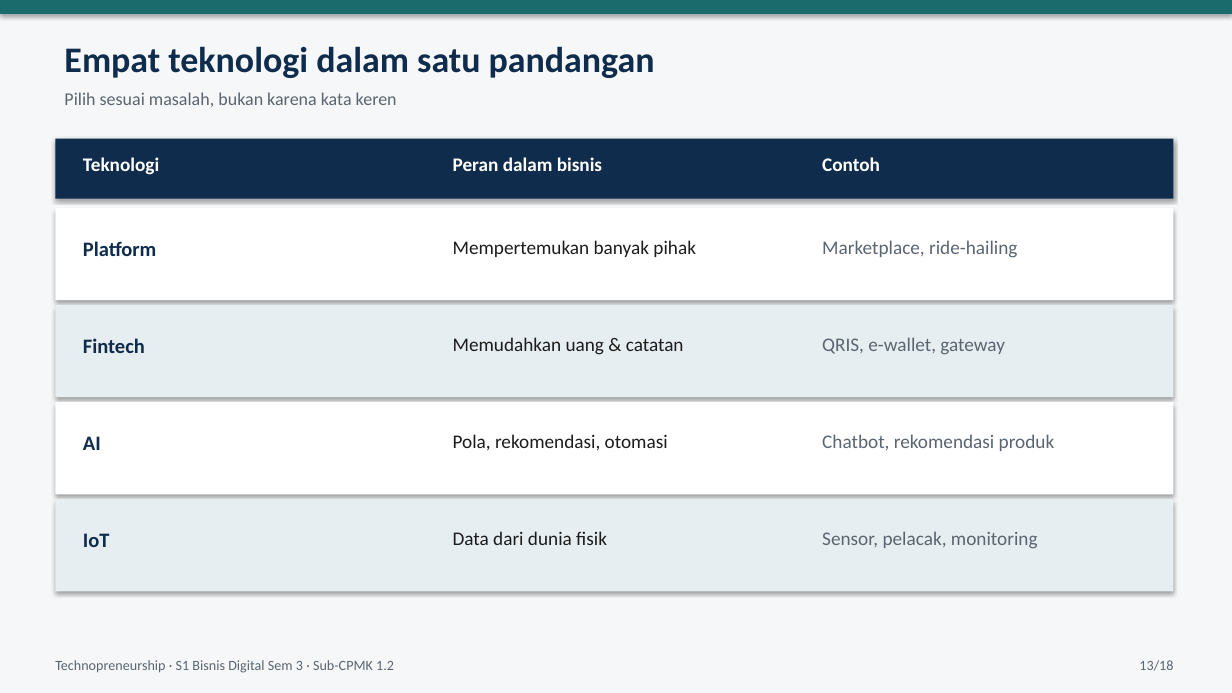
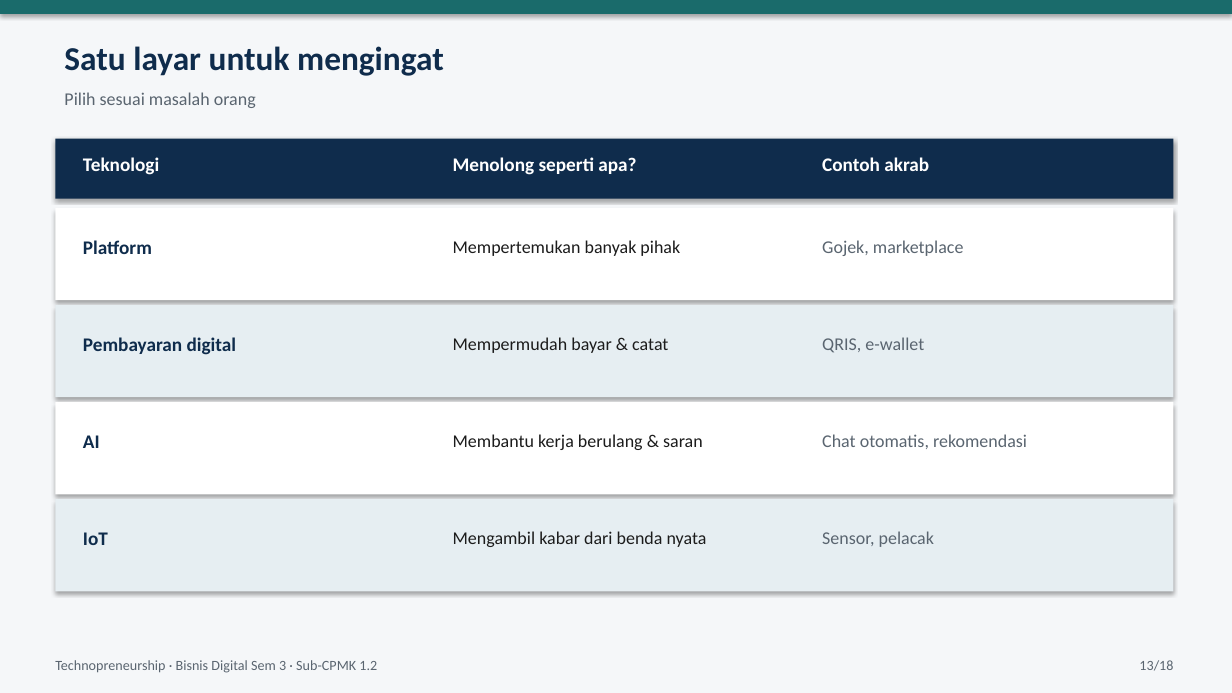
Before and after one commit to yusepa165-hue/Latihan-1, a slide deck: slide 13 of materi-technopreneurship/ppt/PPT02_SubCPMK_1_2_Platform_Fintech_AI_IoT.pptx. Drawn at 1232x693 pixels with LibreOffice and Linux fonts; fonts in the diff are those of the drawing. Boxes give left, top, right and bottom in pixels: in the first picture for what was removed or moved away, otherwise in the second. Text is boxed around its words. In the diff, an @@ line names an element or a change of style, - is before the commit and + after.

```diff
--- a/materi-technopreneurship/ppt/PPT02_SubCPMK_1_2_Platform_Fintech_AI_IoT.pptx
+++ b/materi-technopreneurship/ppt/PPT02_SubCPMK_1_2_Platform_Fintech_AI_IoT.pptx
@@ text at [64,46,444,76]: text changed; size 28 to 26 pt @@
-Empat teknologi dalam satu pandangan
+Satu layar untuk mengingat
@@ text at [64,92,256,108]: text changed @@
-Pilih sesuai masalah, bukan karena kata keren
+Pilih sesuai masalah orang
@@ text at [453,157,636,175]: text changed @@
-Peran dalam bisnis
+Menolong seperti apa?
@@ text at [822,157,929,171]: text changed @@
-Contoh
+Contoh akrab
@@ text "Mempertemukan banyak pihak" at [453,240,680,256]: size 15 to 14 pt @@
@@ text at [822,240,964,256]: text changed; size 15 to 14 pt @@
-Marketplace, ride-hailing
+Gojek, marketplace
@@ text at [83,337,237,355]: text changed; size 16 to 15 pt @@
-Fintech
+Pembayaran digital
@@ text at [453,337,668,353]: text changed; size 15 to 14 pt @@
-Memudahkan uang & catatan
+Mempermudah bayar & catat
@@ text at [822,337,924,353]: text changed; size 15 to 14 pt @@
-QRIS, e-wallet, gateway
+QRIS, e-wallet
@@ text at [453,434,703,450]: text changed; size 15 to 14 pt @@
-Pola, rekomendasi, otomasi
+Membantu kerja berulang & saran
@@ text at [822,434,1027,449]: text changed; size 15 to 14 pt @@
-Chatbot, rekomendasi produk
+Chat otomatis, rekomendasi
@@ size 16 to 15 pt in 3 elements at [83,240,152,254], [83,435,100,448], [83,532,108,545] @@
@@ text at [453,531,707,547]: text changed; size 15 to 14 pt @@
-Data dari dunia fisik
+Mengambil kabar dari benda nyata
@@ text at [822,531,934,547]: text changed; size 15 to 14 pt @@
-Sensor, pelacak, monitoring
+Sensor, pelacak
@@ text at [55,660,377,673]: text changed @@
-Technopreneurship · S1 Bisnis Digital Sem 3 · Sub-CPMK 1.2
+Technopreneurship · Bisnis Digital Sem 3 · Sub-CPMK 1.2
```
Also in this commit, not shown: 17 other slides changed, 1 other file.
